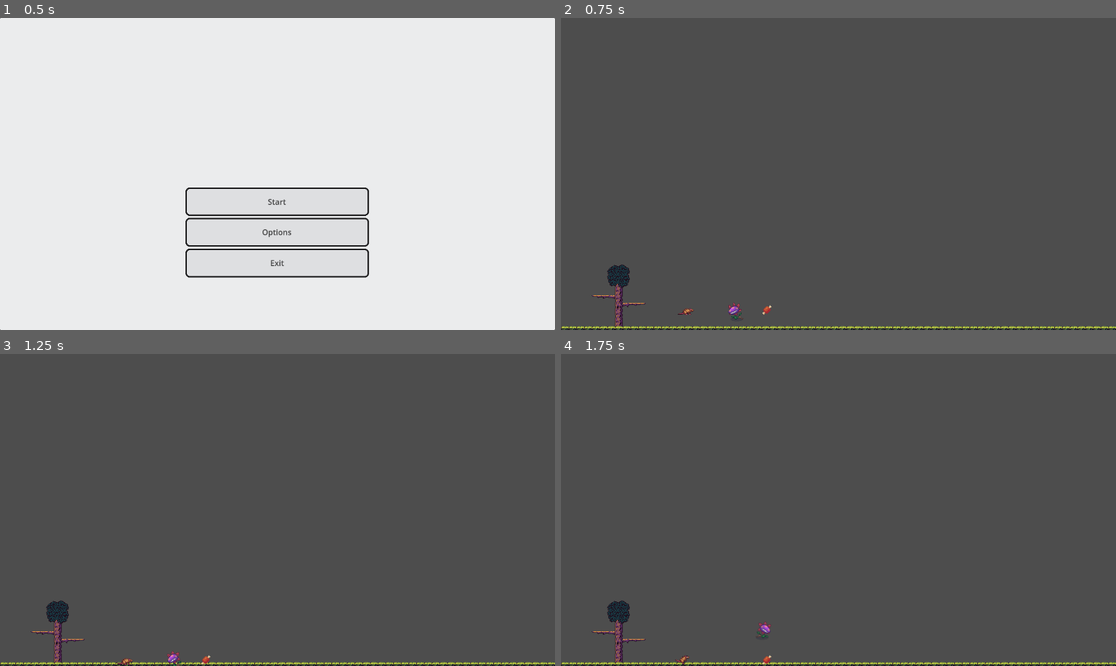
Above: before the commit, frames 1-4 (two rows, left to right).
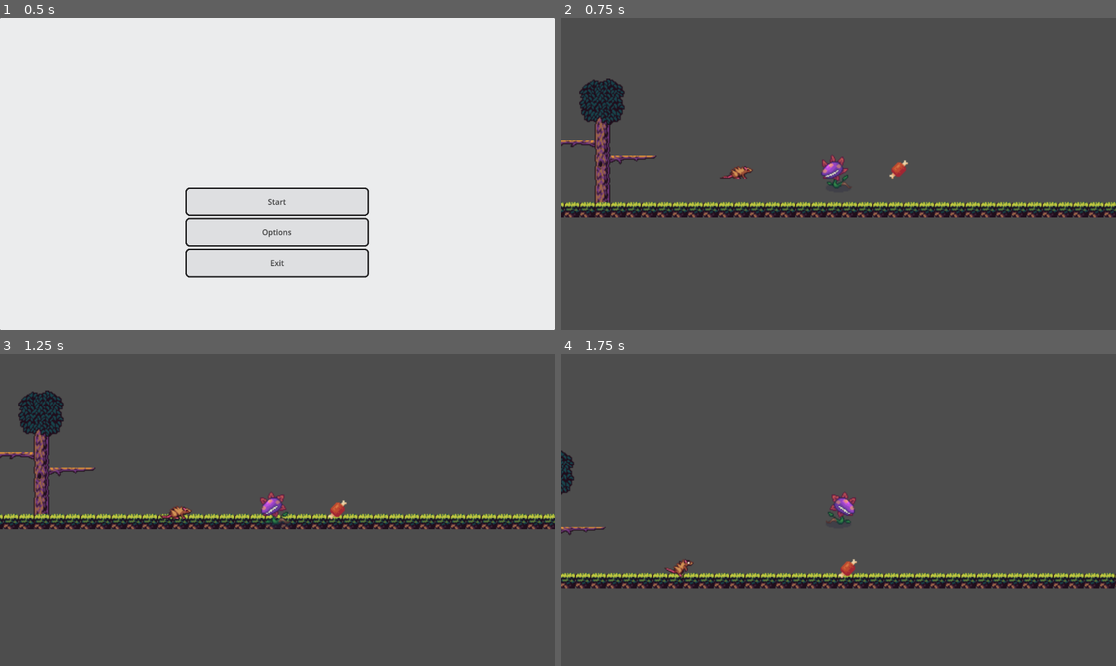
Above: after the commit, the same moments.

Repository: Bigfootmech/GWJ-79
Game: Godot game, scene res://Scenes/Main_Menu.tscn
The game is run twice, just before and just after one commit, with the same random seed, the same clock (stepped at 60 frames per second) and the same inputs.
Inputs:
- Up to frame 1 (0.5 s): no input
- Up to frame 2 (0.75 s): click "Start" at 0.5 s
- Up to frame 3 (1.25 s): no input
- Up to frame 4 (1.75 s): hold Right (ui_right) from 1.28 s (still down); tap Space (jump) at 1.52 s

Frame 1 is identical in both runs. In frame 2, 8.7% of the frame differs, in the area x 0-100%, y 19-100%; in frame 3, 8.5%; in frame 4, 7.2%.

Commit message:
GHI_7: Moved camera from scene to player = direct follow easy.

Diff:
--- a/Entities/Player/player.tscn
+++ b/Entities/Player/player.tscn
@@ -349,3 +349,6 @@
 sprite_frames = SubResource("SpriteFrames_01a4e")
 animation = &"idle"
 autoplay = "idle"
+
+[node name="Camera2D" type="Camera2D" parent="."]
+zoom = Vector2(2, 2)
--- a/Scenes/test_scene.tscn
+++ b/Scenes/test_scene.tscn
@@ -242,9 +242,6 @@
 tile_map_data = PackedByteArray("AAAGACAAAAAAAAYAAAAGACEAAAAAAAcAAAAGACIAAAAAAAgAAAAHACAAAAABAAYAAAAHACEAAAABAAcAAAAHACIAAAABAAgAAAAIACAAAAACAAYAAAAIACEAAAACAAcAAAAIACIAAAACAAgAAAA=")
 tile_set = SubResource("TileSet_yglu3")
 
-[node name="Camera2D" type="Camera2D" parent="."]
-position = Vector2(576, 324)
-
 [node name="Player" parent="." instance=ExtResource("1_3dogw")]
 position = Vector2(365, 593)
 
